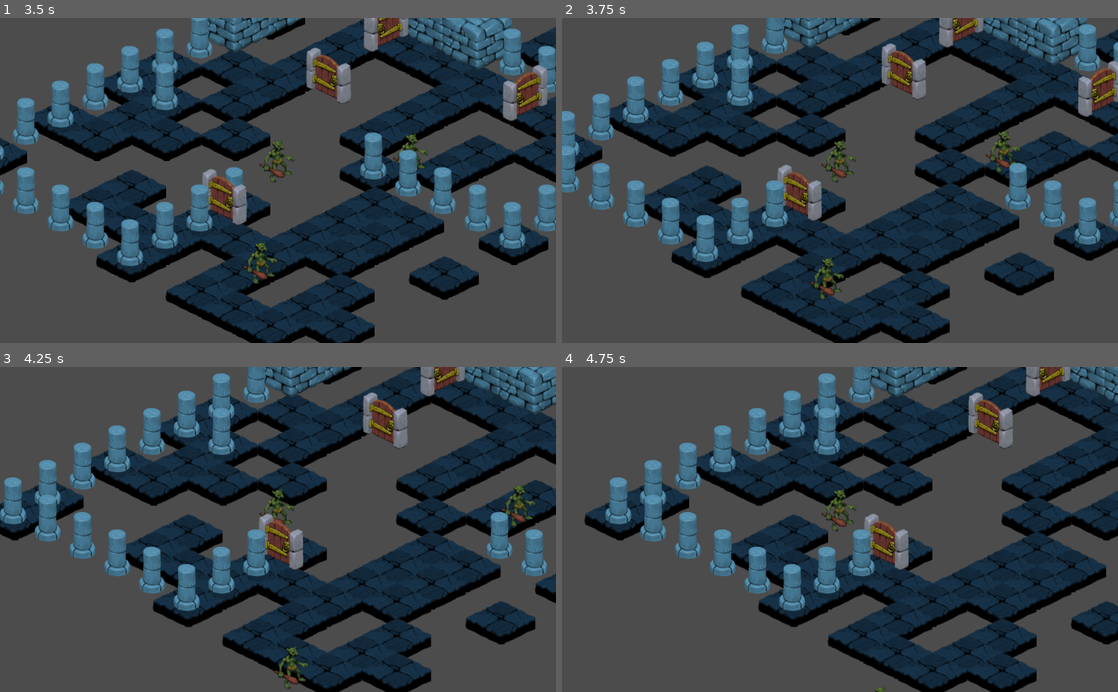
Above: before the commit, frames 1-4 (two rows, left to right).
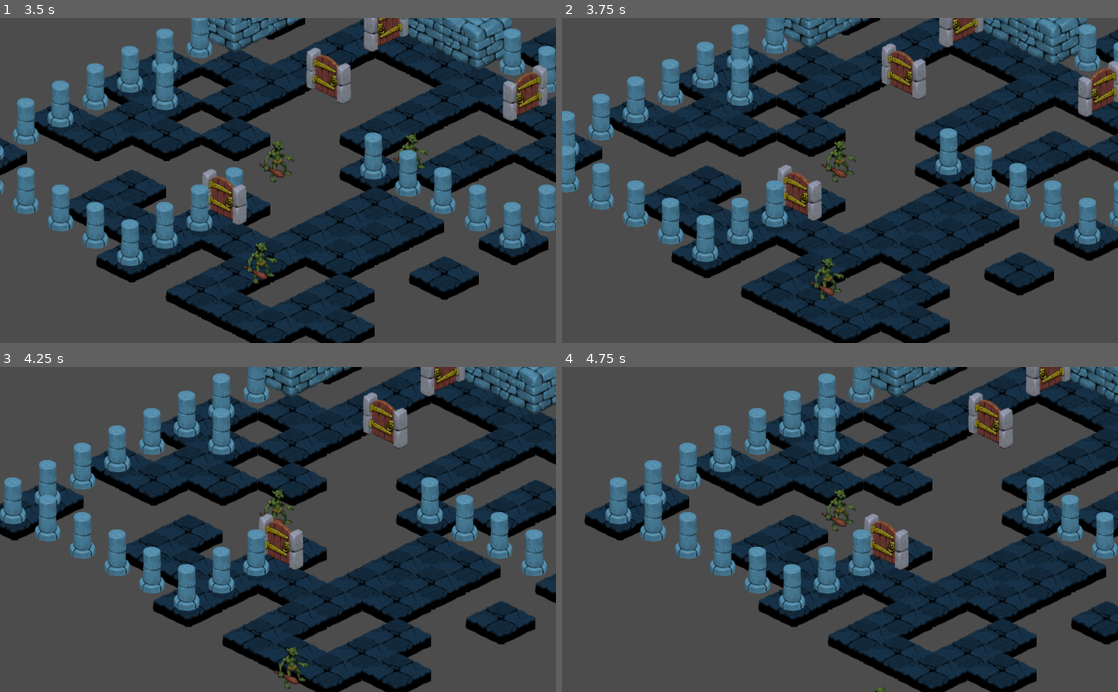
Above: after the commit, the same moments.

Repository: Texasjake95/GameDesignFall2019
Game: Godot game, scene res://scenes/dungeon.tscn
Same seed, same stepped clock (60 frames per second), same inputs: the game is played once before the commit and once after it.
Inputs (mouse positions are in pixels of both pictures, inside the frame that each line leads up to):
- Up to frame 1 (3.5 s): tap Enter at 0.5 s; move the mouse to (400, 164) at 0.52 s; hold D (move_right) 0.53-1.28 s; click (400, 164) at 0.67 s; move the mouse to (166, 196) at 1.27 s; hold S (move_down) 1.28-2.03 s; move the mouse to (333, 109) at 2.02 s; hold D (move_right) 2.03-2.78 s; move the mouse to (250, 245) at 2.77 s; hold W (move_up) from 2.78 s (still down); click (250, 245) at 2.92 s
- Up to frame 2 (3.75 s): move the mouse to (1006, 229) at 3.52 s; release W (move_up) at 3.53 s; hold A (move_left) from 3.53 s (still down)
- Up to frame 3 (4.25 s): keep holding A (move_left)
- Up to frame 4 (4.75 s): keep holding A (move_left); move the mouse to (673, 480) at 4.27 s

Frame 1 is identical in both runs. In frame 2, 1.3% of the frame differs, in the area x 67-83%, y 33-54%; in frame 3, 1.3%; in frame 4, 1.5%, in the area x 82-100%, y 33-60%.

Commit message:
Fix some collision things Hopefully speed up collision checks a bit

Diff:
--- a/collision_manager.gd
+++ b/collision_manager.gd
@@ -3,10 +3,10 @@
 const collisionMappping = Dictionary()
 
 func _ready():
+	addMapping(Node2D, Bullet, funcref(self, "_handleBullet"))
 	addMapping(TileMap, KinematicBody2D, funcref(self, "_playerTileHandle"))
 	addMapping(Item2, Player, funcref(self,"_playerItemHandle2"))
 	addMapping(Item, Player, funcref(self,"_playerItemHandle"))
-
 
 static func addMapping(clazz1, clazz2, function : FuncRef):
 
@@ -52,17 +52,14 @@
 
 	for key in collisionMappping:
 
-		var entity1Valid = false
-		var entity2Valid = false
+		var validTypes = false
 
-		for type in key:
+		if entity1 is key[0] and entity2 is key[1]:
+			validTypes = true
+		elif entity2 is key[0] and entity1 is key[1]:
+			validTypes = true
 
-			if entity1 is type:
-				entity1Valid = true
-			elif entity2 is type:
-				entity2Valid = true
-
-		if entity1Valid and entity2Valid:
+		if validTypes:
 			function = collisionMappping.get(key)
 			break
 
@@ -118,3 +115,18 @@
 
 	item.remove()
 	return true
+
+func _handleBullet(entity1, entity2, collisionData : KinematicCollision2D) -> bool:
+
+	if not entity1 is Bullet:
+		return false
+
+	var hitEntity = null
+
+	#Can't process damage TileMap with regular bullets
+	if not entity2 is TileMap:
+		hitEntity = entity2
+
+	var bullet : Bullet = entity1
+
+	return bullet.onHit(hitEntity)
--- a/scripts/bullet.gd
+++ b/scripts/bullet.gd
@@ -60,12 +60,12 @@
 func onHit(hitEntity=null) -> bool:
 
 	if hitEntity != null:
-
 		if hitEntity == firingEntity or get_class() == hitEntity.get_class() :
 			return false
 
 	queue_free() # ONLY DO THIS IF ALL NODE (CHILDREN INCLUDED) NEED TO BE DELETED
 
+	#TODO move this in to above null checks
 	if hitEntity != null && hitEntity is Entity_Base:
 		pass
 	return true
--- a/tile_manager.gd
+++ b/tile_manager.gd
@@ -13,13 +13,9 @@
 			validDirs.push_back(Vector2(x, y))
 
 	print(validDirs)
-	addMapping(Bullet, "wall", funcref(self, "bulletHandle"))
 	addMapping(KinematicBody2D, "wall", funcref(self, "wallHandle"))
 	addMapping(KinematicBody2D, "column", funcref(self, "wallHandle"))
 
-
-func bulletHandle(entity : Bullet, tileData: TileData, collisionData : KinematicCollision2D):
-	entity.onHit()
 
 # Called every frame. 'delta' is the elapsed time since the previous frame.
 #func _process(delta):
@@ -56,17 +52,17 @@
 
 	for key in collisionMappping:
 
-		var entity1Valid = false
-		var entity2Valid = false
+		var tileType = ""
+		var entityType = null
 
-		for type in key:
+		if key[0] is String:
+			tileType = key[0]
+			entityType = key[1]
+		else:
+			tileType = key[1]
+			entityType = key[0]
 
-			if type is String:
-				entity2Valid = tile.sameTile(type)
-			elif entity is type:
-				entity1Valid = true
-
-		if entity1Valid and entity2Valid:
+		if tile.sameTile(tileType) and entity is entityType:
 			function = collisionMappping.get(key)
 			break
 
